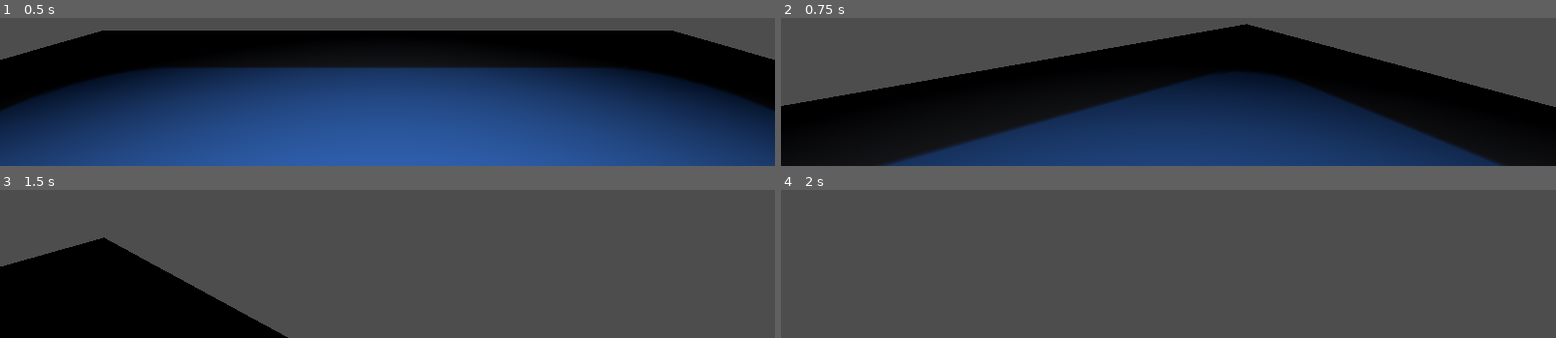
Above: before the commit, frames 1-4 (two rows, left to right).
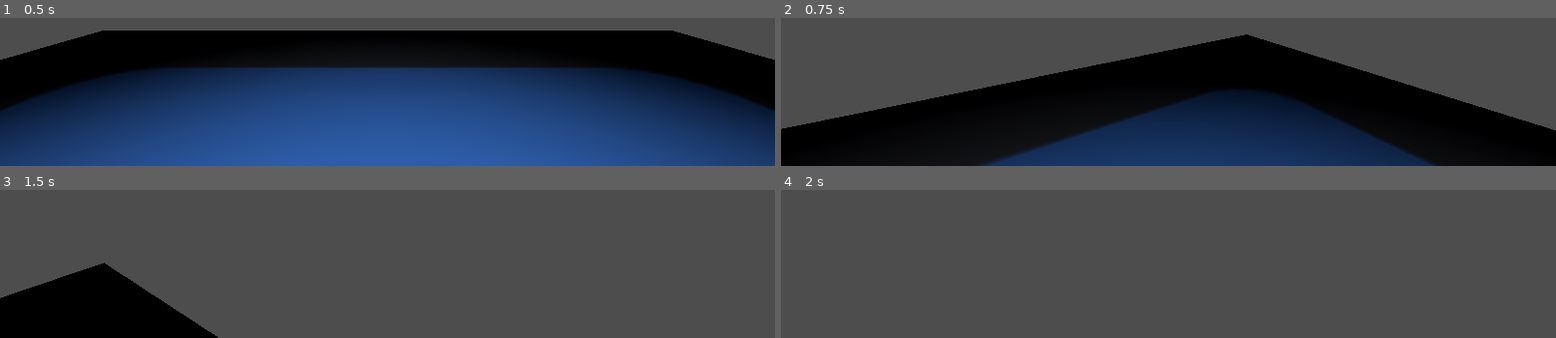
Above: after the commit, the same moments.

Repository: ztamagoru/LaboratorioII
Game: Godot game, scene res://scene_test.tscn
Same seed, same stepped clock (60 frames per second), same inputs: the game is played once before the commit and once after it. The engine's default icon, where the game draws it, is replaced by a stand-in: a white triangle on a blue panel in a dark square.
Inputs (mouse positions are in pixels of both pictures, inside the frame that each line leads up to):
- Up to frame 1 (0.5 s): no input
- Up to frame 2 (0.75 s): tap Enter at 0.5 s; move the mouse to (outside the picture) at 0.52 s; hold W (move_forward) from 0.53 s (still down); hold Ctrl (move_crouch) from 0.53 s (still down)
- Up to frame 3 (1.5 s): keep holding W (move_forward); tap Space (move_jump) at 0.77 s; move the mouse to (outside the picture) at 1.27 s; release Ctrl (move_crouch) at 1.28 s; tap Ctrl (move_crouch) at 1.35 s
- Up to frame 4 (2 s): keep holding W (move_forward); tap Space (move_jump) at 1.52 s

Frame 1 is identical in both runs. In frame 2, 24% of the frame differs, in the area x 0-100%, y 3-100%; in frame 3, 6.9%; in frame 4, nothing differs.

Commit message:
adjusted player height to make crouch more believable

Diff:
--- a/scenes/components/player/player.gd
+++ b/scenes/components/player/player.gd
@@ -3,7 +3,7 @@
 @export var animation_player : AnimationPlayer
 
 const speed : float = 5.0
-const crouch_speed : float = 6.0
+const crouch_speed : float = 4.0
 const jump_force : float = 3.5
 const jump_velocity : float = 4.5
 const gravity : float = 8.0
--- a/scenes/components/player/player.tscn
+++ b/scenes/components/player/player.tscn
@@ -13,6 +13,56 @@
 [sub_resource type="CapsuleMesh" id="CapsuleMesh_imdkq"]
 height = 1.5
 
+[sub_resource type="Animation" id="Animation_vj2w8"]
+tracks/0/type = "value"
+tracks/0/imported = false
+tracks/0/enabled = true
+tracks/0/path = NodePath("CollisionShape3D:shape:height")
+tracks/0/interp = 2
+tracks/0/loop_wrap = true
+tracks/0/keys = {
+"times": PackedFloat32Array(0, 1),
+"transitions": PackedFloat32Array(1, 1),
+"update": 0,
+"values": [2.0, 2.0]
+}
+tracks/1/type = "value"
+tracks/1/imported = false
+tracks/1/enabled = true
+tracks/1/path = NodePath("CollisionShape3D:position")
+tracks/1/interp = 2
+tracks/1/loop_wrap = true
+tracks/1/keys = {
+"times": PackedFloat32Array(0, 1),
+"transitions": PackedFloat32Array(1, 1),
+"update": 0,
+"values": [Vector3(0, 0, 0), Vector3(0, 0, 0)]
+}
+tracks/2/type = "value"
+tracks/2/imported = false
+tracks/2/enabled = true
+tracks/2/path = NodePath("Head/Camera3D:position")
+tracks/2/interp = 2
+tracks/2/loop_wrap = true
+tracks/2/keys = {
+"times": PackedFloat32Array(0, 1),
+"transitions": PackedFloat32Array(1, 1),
+"update": 0,
+"values": [Vector3(0, 0, 0), Vector3(0, 0, 0)]
+}
+tracks/3/type = "value"
+tracks/3/imported = false
+tracks/3/enabled = true
+tracks/3/path = NodePath("CollisionShape3D/MeshInstance3D:mesh:height")
+tracks/3/interp = 2
+tracks/3/loop_wrap = true
+tracks/3/keys = {
+"times": PackedFloat32Array(0, 1),
+"transitions": PackedFloat32Array(1, 1),
+"update": 0,
+"values": [1.5, 1.5]
+}
+
 [sub_resource type="Animation" id="Animation_tw4o5"]
 resource_name = "crouch"
 tracks/0/type = "value"
@@ -22,10 +72,10 @@
 tracks/0/interp = 2
 tracks/0/loop_wrap = true
 tracks/0/keys = {
-"times": PackedFloat32Array(0, 1, 1.06667),
-"transitions": PackedFloat32Array(1, 1, 1),
+"times": PackedFloat32Array(0, 1),
+"transitions": PackedFloat32Array(1, 1),
 "update": 0,
-"values": [2.25, 2.0, 1.75]
+"values": [4.0, 2.0]
 }
 tracks/1/type = "value"
 tracks/1/imported = false
@@ -34,10 +84,10 @@
 tracks/1/interp = 2
 tracks/1/loop_wrap = true
 tracks/1/keys = {
-"times": PackedFloat32Array(0, 1, 1.06667),
-"transitions": PackedFloat32Array(1, 1, 1),
+"times": PackedFloat32Array(0, 1),
+"transitions": PackedFloat32Array(1, 1),
 "update": 0,
-"values": [Vector3(0, 0.125, 0), Vector3(0, 0, 0), Vector3(0, -0.125, 0)]
+"values": [Vector3(0, 1, 0), Vector3(0, 0, 0)]
 }
 tracks/2/type = "value"
 tracks/2/imported = false
@@ -46,10 +96,10 @@
 tracks/2/interp = 2
 tracks/2/loop_wrap = true
 tracks/2/keys = {
-"times": PackedFloat32Array(0, 1, 1.06667),
-"transitions": PackedFloat32Array(1, 1, 1),
+"times": PackedFloat32Array(0, 1),
+"transitions": PackedFloat32Array(1, 1),
 "update": 0,
-"values": [Vector3(0, 0.25, 0), Vector3(0, 0, 0), Vector3(0, -0.25, 0)]
+"values": [Vector3(0, 1.5, 0), Vector3(0, 0, 0)]
 }
 tracks/3/type = "value"
 tracks/3/imported = false
@@ -58,61 +108,10 @@
 tracks/3/interp = 2
 tracks/3/loop_wrap = true
 tracks/3/keys = {
-"times": PackedFloat32Array(0, 1, 1.06667),
-"transitions": PackedFloat32Array(1, 1, 1),
+"times": PackedFloat32Array(0, 1),
+"transitions": PackedFloat32Array(1, 1),
 "update": 0,
-"values": [2.25, 2.0, 1.75]
-}
-
-[sub_resource type="Animation" id="Animation_vj2w8"]
-length = 0.001
-tracks/0/type = "value"
-tracks/0/imported = false
-tracks/0/enabled = true
-tracks/0/path = NodePath("CollisionShape3D:shape:height")
-tracks/0/interp = 1
-tracks/0/loop_wrap = true
-tracks/0/keys = {
-"times": PackedFloat32Array(0),
-"transitions": PackedFloat32Array(1),
-"update": 0,
-"values": [2.0]
-}
-tracks/1/type = "value"
-tracks/1/imported = false
-tracks/1/enabled = true
-tracks/1/path = NodePath("CollisionShape3D:position")
-tracks/1/interp = 1
-tracks/1/loop_wrap = true
-tracks/1/keys = {
-"times": PackedFloat32Array(0),
-"transitions": PackedFloat32Array(1),
-"update": 0,
-"values": [Vector3(0, 0, 0)]
-}
-tracks/2/type = "value"
-tracks/2/imported = false
-tracks/2/enabled = true
-tracks/2/path = NodePath("Head/Camera3D:position")
-tracks/2/interp = 1
-tracks/2/loop_wrap = true
-tracks/2/keys = {
-"times": PackedFloat32Array(0),
-"transitions": PackedFloat32Array(1),
-"update": 0,
-"values": [Vector3(0, 0, 0)]
-}
-tracks/3/type = "value"
-tracks/3/imported = false
-tracks/3/enabled = true
-tracks/3/path = NodePath("CollisionShape3D/MeshInstance3D:mesh:height")
-tracks/3/interp = 1
-tracks/3/loop_wrap = true
-tracks/3/keys = {
-"times": PackedFloat32Array(0),
-"transitions": PackedFloat32Array(1),
-"update": 0,
-"values": [1.5]
+"values": [4.0, 2.0]
 }
 
 [sub_resource type="AnimationLibrary" id="AnimationLibrary_da40g"]
